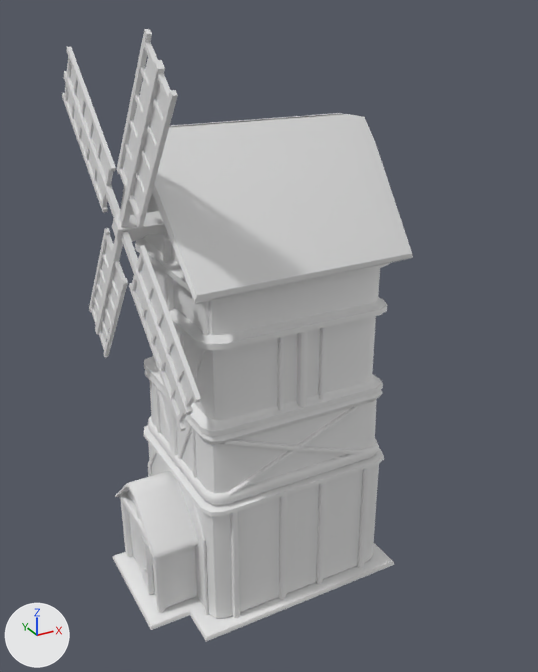
One commit to the FBX model Assets/3D_Assets/Props/Mill.fbx: the scene before it, then after it.
Both versions are drawn from a camera (50 mm lens) standing at (-5.4, -10.87, 9.8) and looking at (0.44, -0.25, 4.49). The lights are fixed; the arrows at lower left show +X, +Y and +Z. Where no turn or scale is listed for an object, it has been applied to the vertices.

The scene before the commit, as lines of its bpy script (objects in view):
```python
me_cube = bpy.data.meshes.new('Cube')
me_cube.from_pydata(...)  # 96 vertices, 64 faces; spans x -1.57..1.33, y -3.06..0.05, z -0.52..0.58
me_cube_014 = bpy.data.meshes.new('Cube.014')
me_cube_014.from_pydata(...)  # 281 vertices, 168 faces; spans x -2.76..1.99, y -1.78..1.84, z -1.81..6.36
me_cube_038 = bpy.data.meshes.new('Cube.038')
me_cube_038.from_pydata(...)  # 2036 vertices, 1516 faces; spans x -0.89..3.48, y -2.72..2.66, z -6.61..3.07
me_cube_039 = bpy.data.meshes.new('Cube.039')
me_cube_039.from_pydata(...)  # 8 vertices, 2 faces; spans x -0.08, y -2.24..2.23, z -2.55..2.54
me_cube_040 = bpy.data.meshes.new('Cube.040')
me_cube_040.from_pydata(...)  # 8 vertices, 2 faces; spans x 0.0, y -2.53..2.53, z -2.22..2.22
me_cube_054 = bpy.data.meshes.new('Cube.054')
me_cube_054.from_pydata(...)  # 64 vertices, 62 faces; spans x -2.6..-1.71, y -1.0..1.01, z -0.41..0.46
me_cube_057 = bpy.data.meshes.new('Cube.057')
me_cube_057.from_pydata(...)  # 83 vertices, 76 faces; spans x -2.06..2.06, y -1.75..1.74, z -0.94..1.22
ob_cube_001 = bpy.data.objects.new('Cube.001', me_cube_054)
ob_cube_001.location = (0.31, -0.15, 1.7)
ob_cube_003 = bpy.data.objects.new('Cube.003', me_cube)
ob_cube_003.location = (0.37, 1.36, 3.01)
ob_cube_008 = bpy.data.objects.new('Cube.008', me_cube_014)
ob_cube_008.location = (0.31, -0.15, 1.7)
ob_cube_012 = bpy.data.objects.new('Cube.012', me_cube_057)
ob_cube_012.location = (0.3, -0.14, 6.98)
ob_cube_015 = bpy.data.objects.new('Cube.015', me_cube_039)
ob_cube_015.location = (-1.95, -0.11, 6.76)
ob_cube_016 = bpy.data.objects.new('Cube.016', me_cube_040)
ob_cube_016.location = (-2.03, -0.12, 6.76)
ob_cube_018 = bpy.data.objects.new('Cube.018', me_cube_038)
ob_cube_018.location = (-1.35, -0.09, 6.51)
```
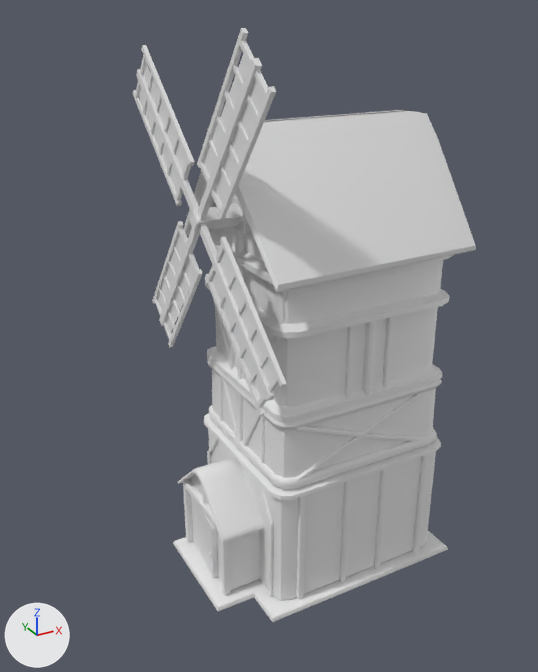
Commit message: GA _ Mill

Pixel boxes (x1, y1, x2, y2) of what changed, in the pictures (538 x 672 px):
'Cube.008', moved: before (113, 194, 394, 642); after (173, 206, 448, 622)
'Cube.018', reshaped, moved: before (62, 29, 390, 618); after (183, 194, 453, 600)
'Cube.012', moved: before (120, 113, 413, 304); after (184, 110, 476, 293)
'Cube.006', added: after (133, 28, 287, 416)
'Cube.001', moved: before (115, 471, 198, 560); after (178, 457, 264, 543)
'Cube.003', moved: before (224, 402, 369, 496); after (293, 390, 429, 480)
'Cube.015', deleted: before (93, 57, 167, 343)
'Cube.016', deleted: before (68, 67, 190, 412)
part 1 of me_cube_038, deleted: before (62, 29, 201, 431)

The edits, one by one:
me_cube_038 is used by ob_cube_018; location (-1.35, -0.09, 6.51).
me_cube_038 had 2036 vertices, 1516 faces and spanned x -0.89..3.48, y -2.72..2.66, z -6.61..3.07.
me_cube_038 now has 1276 vertices, 795 faces and spans x -0.89..3.48, y -1.7..1.58, z -6.61..1.49.
me_cube_038 part 1: 13 loose pieces with 824 vertices, spanning x -0.8..0.09, y -2.72..2.66, z -2.58..3.07, are deleted.
Mesh me_cube_002 is new.
It has 840 vertices, 753 faces and spans x -0.8..0.09, y -2.72..2.66, z -2.58..3.07.
Object 'Cube.003' (ob_cube_003) moves from (0.37, 1.36, 3.01) to (1.58, 1.2, 3.01).
Object 'Cube.001' (ob_cube_001) moves from (0.31, -0.15, 1.7) to (1.52, -0.31, 1.7).
Object 'Cube.008' (ob_cube_008) moves from (0.31, -0.15, 1.7) to (1.52, -0.31, 1.7).
Object 'Cube.012' (ob_cube_012) moves from (0.3, -0.14, 6.98) to (1.51, -0.31, 6.98).
Object 'Cube.018' (ob_cube_018) moves from (-1.35, -0.09, 6.51) to (-0.14, -0.25, 6.51).
Object 'Cube.015' (ob_cube_015) is deleted.
Object 'Cube.016' (ob_cube_016) is deleted.
Object 'Cube.006' (ob_cube_006) is new; it shows me_cube_002.
Its location is (-0.14, -0.25, 6.51).
